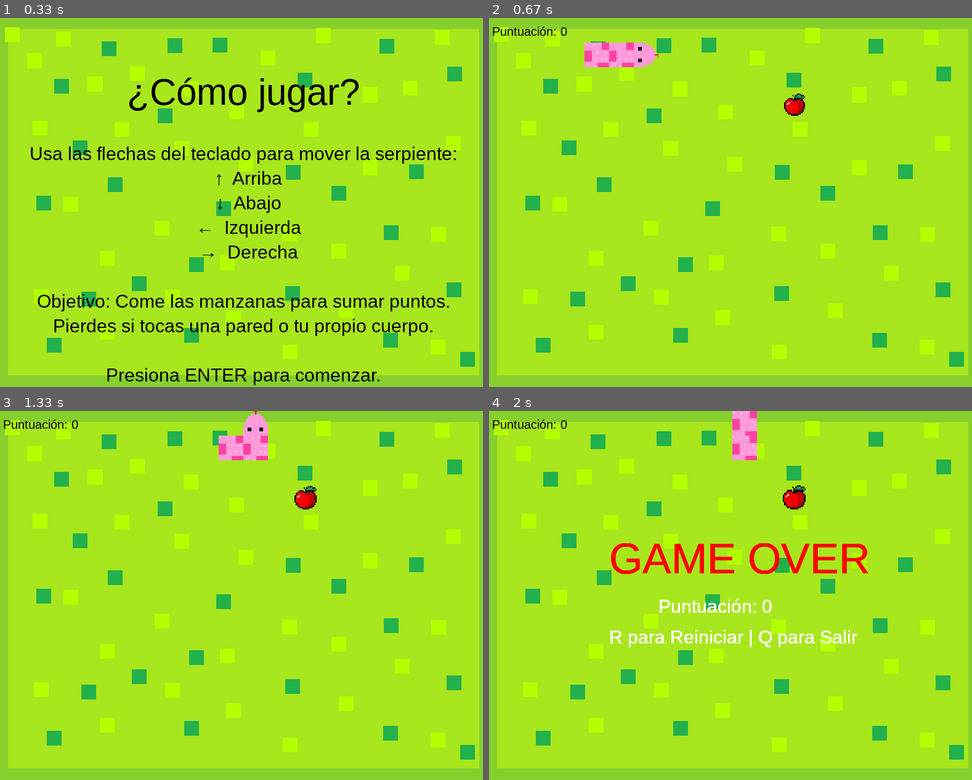
Above: before the commit, frames 1-4 (two rows, left to right).
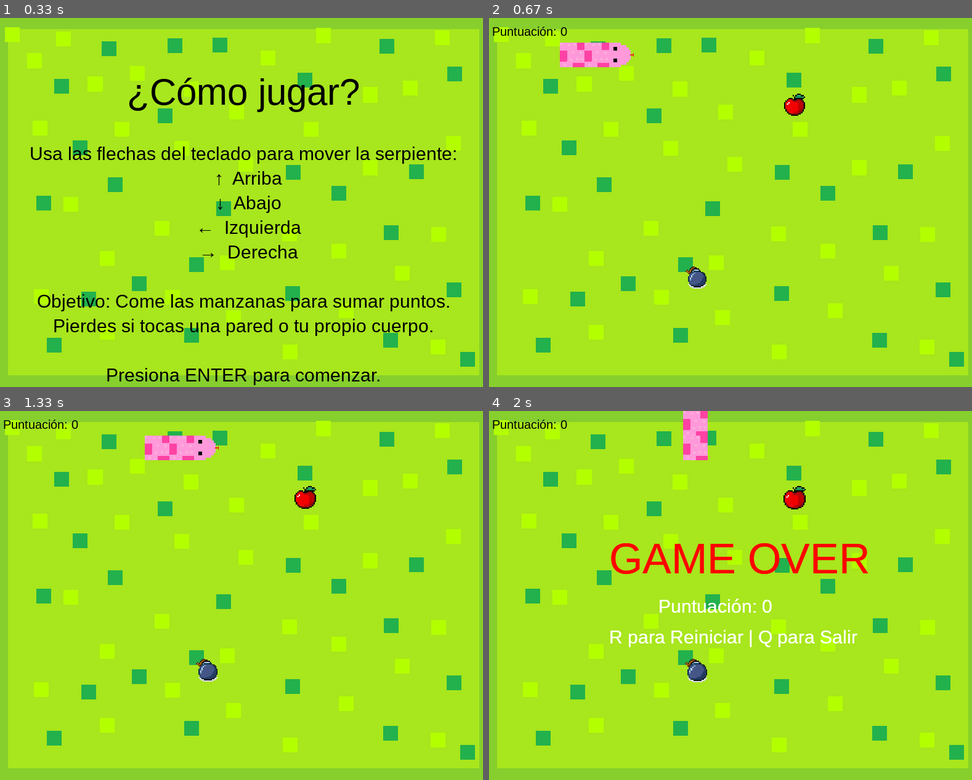
Above: after the commit, the same moments.

Repository: yuriangelperez/Proyecto-pygame-Snike
Game: pygame game, started from main.py
Same seed, same stepped clock (60 frames per second), same inputs: the game is played once before the commit and once after it.
Inputs:
- Up to frame 1 (0.33 s): no input
- Up to frame 2 (0.67 s): tap Enter at 0.33 s
- Up to frame 3 (1.33 s): hold Right 0.67-1.13 s; hold Up from 1.17 s (still down)
- Up to frame 4 (2 s): release Up at 1.63 s

Frame 1 is identical in both runs. In frame 2, 0.9% of the frame differs, in the area x 14-46%, y 6-74%; in frame 3, 2.1%; in frame 4, 2.3%, in the area x 25-79%, y 0-74%.

Commit message:
Se añaden obstaculos de bomba

Diff:
--- a/main.py
+++ b/main.py
@@ -28,7 +28,7 @@
 ANCHO = 800 # ancho de la ventana
 ALTURA = 600 # altura de la ventana
 TAMAÑO_BLOQUE = 40 # tamaño de cada bloque de la serpiente y manzana
-VELOCIDAD_JUEGO = 8 # velocidad del juego (mayor es más rápido)
+VELOCIDAD_JUEGO = 5 # velocidad del juego (mayor es más rápido)
 
 # Colores
 NEGRO = (0, 0, 0)
@@ -59,6 +59,7 @@
 sonido_gameover = pygame.mixer.Sound("data/sonido/gameover.mp3") # cargar sonido de gameover
 sonido_start = pygame.mixer.Sound("data/sonido/startgame.mp3") # cargar sonido de inicio
 sonido_manzana = pygame.mixer.Sound("data/sonido/recogermanzana.mp3") # cargar sonido al comer manzana
+sonido_explosion = pygame.mixer.Sound("data/sonido/explosion.mp3") # cargar sonido de explosión
 
 pygame.mixer.music.load("data/sonido/musicafondo.mp3") # cargar música de fondo
 pygame.mixer.music.set_volume(0.3) # volumen de la música
@@ -72,6 +73,7 @@
 game_over = False
 puntuacion = 0
 posicion_manzana = [0, 0]
+posicion_bomba = [0, 0]
 
 # ============================
 #   CARGA DE IMÁGENES
@@ -84,6 +86,10 @@
 # Cuerpo
 imagen_cuerpo = pygame.image.load("data/imagen/cuerposnike.png").convert_alpha() # cargar imagen del cuerpo
 imagen_cuerpo = pygame.transform.scale(imagen_cuerpo, (TAMAÑO_BLOQUE, TAMAÑO_BLOQUE)) # escalar al tamaño del bloque
+
+# Bomba
+imagen_bomba = pygame.image.load("data/imagen/bomba.png").convert_alpha() # cargar imagen de la bomba
+imagen_bomba = pygame.transform.scale(imagen_bomba, (TAMAÑO_BLOQUE, TAMAÑO_BLOQUE)) # escalar al tamaño del bloque
 
 # Manzana
 manzana_base = pygame.image.load("data/imagen/manzana.png").convert_alpha() # cargar imagen de la manzana
@@ -109,6 +115,27 @@
             break
 
 generar_manzana(cuerpo_serpiente) # generar la primera manzana
+
+def generar_bomba(serpiente_cuerpo, posicion_manzana):
+    global posicion_bomba
+    grid_x = ANCHO // TAMAÑO_BLOQUE
+    grid_y = ALTURA // TAMAÑO_BLOQUE
+
+    while True:
+        x = random.randrange(0, grid_x) * TAMAÑO_BLOQUE
+        y = random.randrange(0, grid_y) * TAMAÑO_BLOQUE
+        if [x, y] not in serpiente_cuerpo and [x, y] != posicion_manzana:
+            posicion_bomba = [x, y]
+            break
+
+generar_bomba(cuerpo_serpiente, posicion_manzana) # generar la primera bomba
+
+# Variables para animación de la bomba
+brillo_bomba = 1.0
+creciendo_bomba = True
+
+
+
 
 def mostrar_game_over(): # Muestra la pantalla de Game Over
     pantalla.blit(fuente_game_over.render("GAME OVER", True, ROJO), # texto de Game Over
@@ -214,20 +241,28 @@
         else:
             cuerpo_serpiente.pop() # Si no se comió manzana, elimina la última parte del cuerpo para mantener la longitud.
 
-        # Colisiones
+        # --- Colisiones ---
+
+        # colisión con paredes
         if (posicion_serpiente[0] < 0 or posicion_serpiente[0] >= ANCHO or
-                posicion_serpiente[1] < 0 or posicion_serpiente[1] >= ALTURA): # colisión con paredes
+                posicion_serpiente[1] < 0 or posicion_serpiente[1] >= ALTURA):
             game_over = True
             pygame.mixer.music.stop()   # DETENER MÚSICA
             sonido_gameover.play()  # reproducir sonido de gameover
 
-
-        for parte in cuerpo_serpiente[1:]: # colisión con el cuerpo
+        # colisión con el cuerpo
+        for parte in cuerpo_serpiente[1:]:
             if posicion_serpiente == parte: # colisión detectada
                 game_over = True # marcar como game over
                 pygame.mixer.music.stop()   # DETENER MÚSICA
                 sonido_gameover.play() # reproducir sonido de gameover
                 break # salir del bucle
+
+        # Colisión con bomba
+        if posicion_serpiente == posicion_bomba:
+            game_over = True
+            pygame.mixer.music.stop()   # DETENER MÚSICA
+            sonido_explosion.play() # reproducir sonido de explosión
 
 
         # Dibujar fondo
@@ -248,6 +283,20 @@
         ajuste_posicion = (tamaño_anim - TAMAÑO_BLOQUE) // 2 # centrar la manzana animada
         pantalla.blit(manzana_animada, (posicion_manzana[0] - ajuste_posicion, posicion_manzana[1] - ajuste_posicion)) # dibujar manzana
 
+        # Bomba animada
+        if creciendo_bomba:
+            brillo_bomba += 0.01
+            if brillo_bomba >= 1.15:
+                creciendo_bomba = False
+        else:
+            brillo_bomba -= 0.01
+            if brillo_bomba <= 1.00:
+                creciendo_bomba = True
+        tamaño_bomba_anim = int(TAMAÑO_BLOQUE * brillo_bomba) # tamaño animado
+        bomba_animada = pygame.transform.scale(imagen_bomba, (tamaño_bomba_anim, tamaño_bomba_anim))
+        ajuste_bomba_posicion = (tamaño_bomba_anim - TAMAÑO_BLOQUE) // 2 # centrar la bomba animada
+        pantalla.blit(bomba_animada, (posicion_bomba[0] - ajuste_bomba_posicion, posicion_bomba[1] - ajuste_bomba_posicion)) # dibujar
+
         # Dibujar serpiente
         for i, (x, y) in enumerate(cuerpo_serpiente): # dibujar cada parte del cuerpo
             if i == 0:
Binary file added: data/imagen/bomba.png
Not shown, added: data/sonido/explosion.mp3
